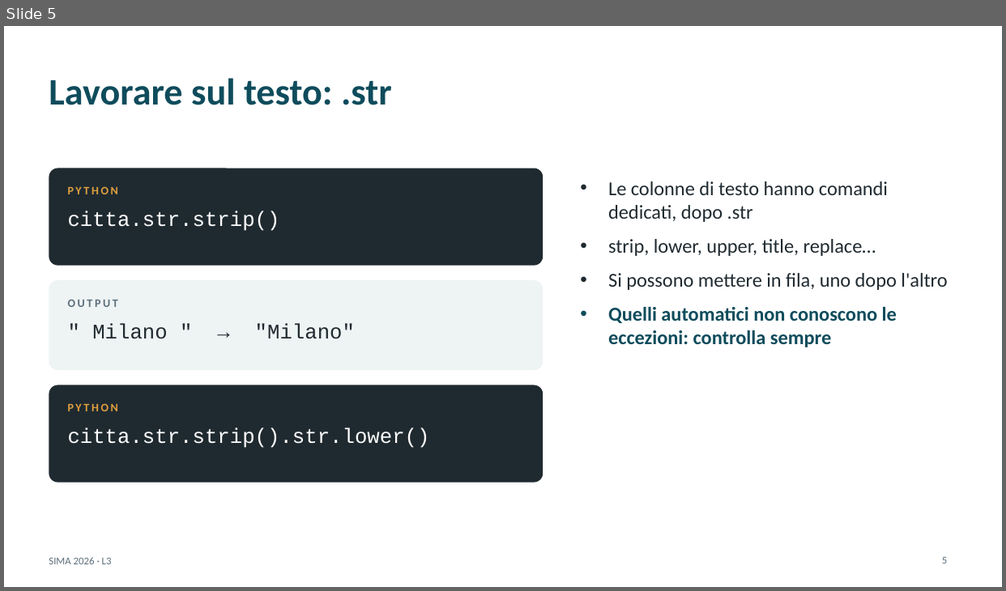
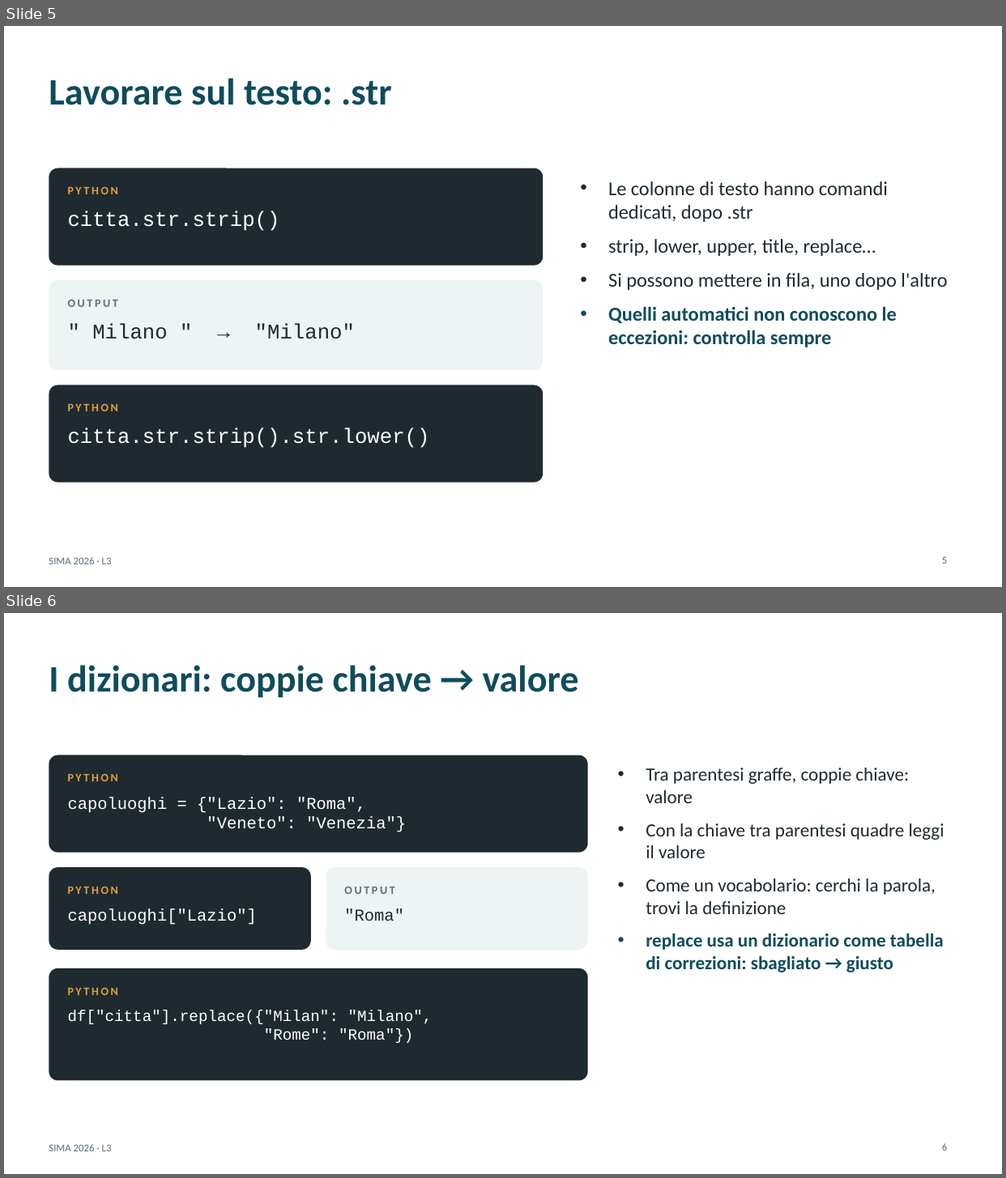
Before and after one commit to andrealorenzon/SIMA2026, a slide deck: lezioni/L03_pulizia/slide.pptx. Shown one above the other, each under a label of ours: slide 5 before the commit, slides 5 and 6 after it. The pictures are 1006x591 and 1006x1178 pixels, drawn with LibreOffice and Linux fonts; fonts in the diff are those of the drawing. Boxes give left, top, right and bottom in pixels: in the first picture for what was removed or moved away, otherwise in the second. Text is boxed around its words. In the diff, an @@ line names an element or a change of style, - is before the commit and + after.

```diff
--- a/lezioni/L03_pulizia/slide.pptx
+++ b/lezioni/L03_pulizia/slide.pptx
@@ slide 6 added at bbox=[4, 613, 1002, 1174], background #FFFFFF; not listed: 1 template element that a slide beside it also shows @@
@@ title added at bbox=[49, 665, 579, 698], 36 pt, text #0F4C5C, bold @@
+I dizionari: coppie chiave → valore
@@ rounded rectangle added at bbox=[49, 756, 588, 853], fill #1F2A30 @@
@@ text added at bbox=[68, 773, 118, 781], 11 pt, text #E09F3E, bold @@
+PYTHON
@@ text added at bbox=[646, 768, 944, 973], 18 pt, text #1F2A30 @@
+• Tra parentesi graffe, coppie chiave: valore
+• Con la chiave tra parentesi quadre leggi il valore
+• Come un vocabolario: cerchi la parola, trovi la definizione
+• replace usa un dizionario come tabella di correzioni: sbagliato → giusto
@@ text added at bbox=[68, 797, 406, 833], 16 pt, text #FFFFFF @@
+capoluoghi = {"Lazio": "Roma",
+"Veneto": "Venezia"}
@@ rounded rectangle added at bbox=[49, 867, 311, 950], fill #1F2A30 @@
@@ rounded rectangle added at bbox=[326, 867, 588, 950], fill #EEF3F4 @@
@@ text added at bbox=[68, 886, 118, 894], 11 pt, text #E09F3E, bold @@
+PYTHON
@@ text added at bbox=[344, 887, 394, 894], 11 pt, text #5C6F7B, bold @@
+OUTPUT
@@ text added at bbox=[68, 909, 257, 925], 16 pt, text #FFFFFF @@
+capoluoghi["Lazio"]
@@ text added at bbox=[344, 909, 404, 921], 16 pt, text #1F2A30 @@
+"Roma"
@@ rounded rectangle added at bbox=[49, 969, 588, 1081], fill #1F2A30 @@
@@ text added at bbox=[68, 987, 118, 995], 11 pt, text #E09F3E, bold @@
+PYTHON
@@ text added at bbox=[68, 1010, 432, 1043], 15 pt, text #FFFFFF @@
+df["citta"].replace({"Milan": "Milano",
+"Rome": "Roma"})
@@ page number added at bbox=[942, 1144, 947, 1151], 10 pt, text #5C6F7B @@
+6
```
Also in this commit, not shown: 4 other files.
